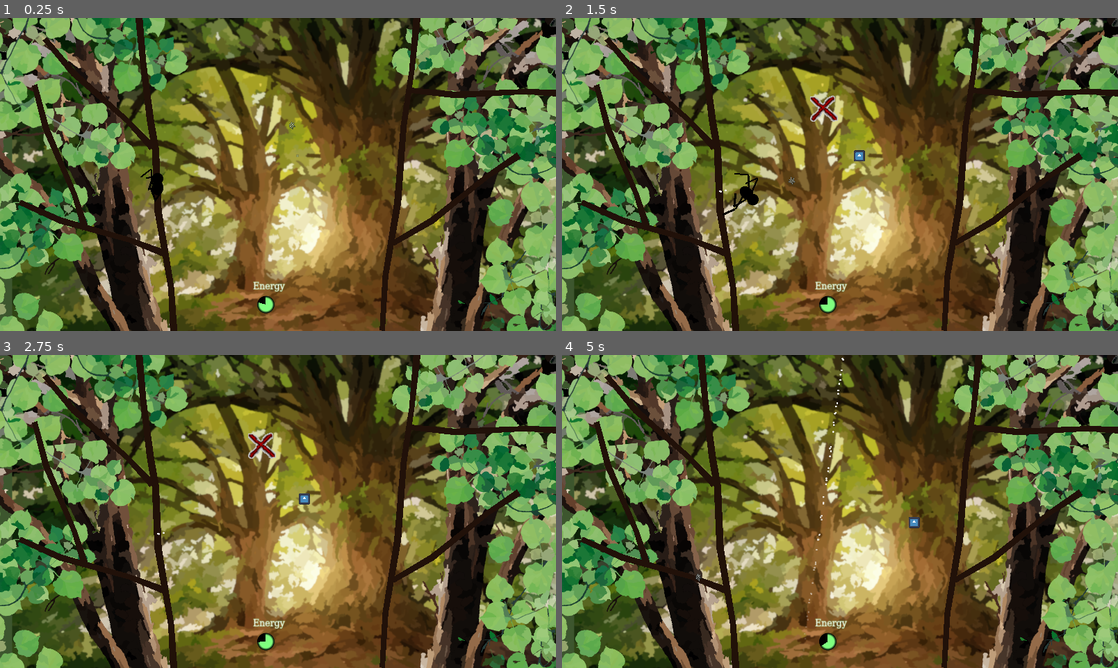
Above: before the commit, frames 1-4 (two rows, left to right).
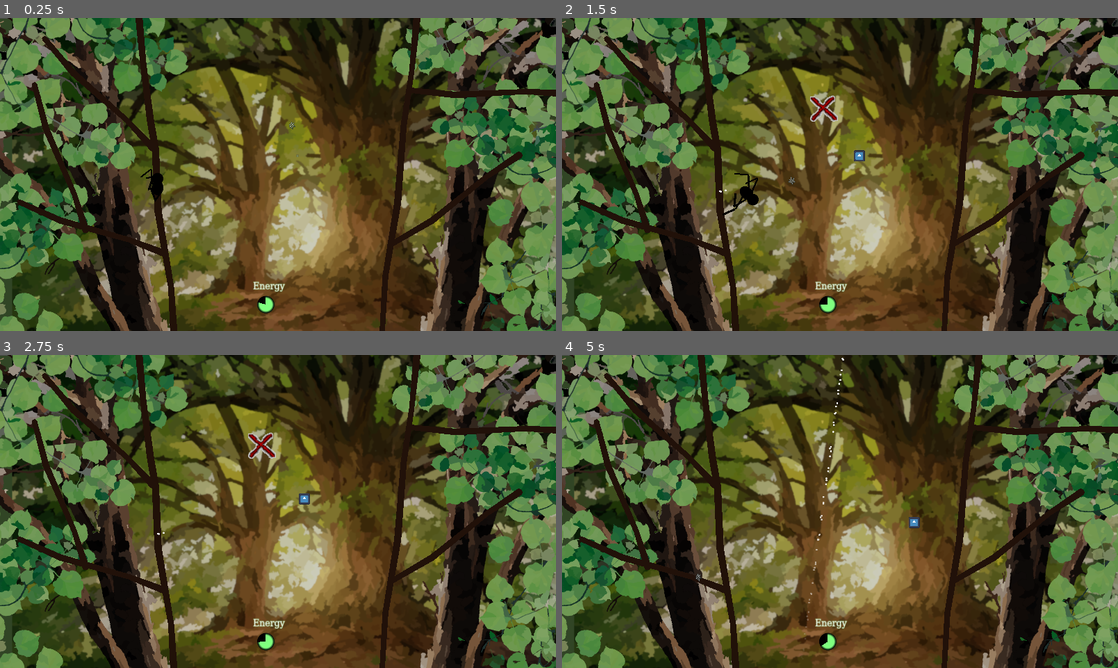
Above: after the commit, the same moments.

Repository: InRe-Dan/ld56
Game: Godot game, scene res://world/world.tscn
The game is run twice, just before and just after one commit, with the same random seed, the same clock (stepped at 60 frames per second) and the same inputs. The engine's default icon, where the game draws it, is replaced by a stand-in: a white triangle on a blue panel in a dark square.
Inputs (mouse positions are in pixels of both pictures, inside the frame that each line leads up to):
- Up to frame 1 (0.25 s): no input
- Up to frame 2 (1.5 s): move the mouse to (962, 158) at 0.52 s; hold D (move_right) 0.53-1.28 s; hold Right mouse button (destroy_web) 0.53-1.28 s; move the mouse to (728, 190) at 1.27 s; hold S (move_down) from 1.28 s (still down); click (728, 190) at 1.35 s
- Up to frame 3 (2.75 s): move the mouse to (333, 442) at 2.02 s; release S (move_down) at 2.03 s; hold D (move_right) from 2.03 s (still down); hold Right mouse button (destroy_web) from 2.03 s (still down)
- Up to frame 4 (5 s): move the mouse to (812, 574) at 2.77 s; release D (move_right) at 2.78 s; release Right mouse button (destroy_web) at 2.78 s; hold W (move_up) 2.78-3.53 s; click (812, 574) at 2.85 s; move the mouse to (1006, 558) at 3.52 s; hold Right mouse button (destroy_web) 3.53-4.28 s; hold A (move_left) from 3.53 s (still down); move the mouse to (673, 464) at 4.27 s; click (673, 464) at 4.35 s

The runs differ from the first frame. In frame 1, 45% of the frame differs, in the area x 0-100%, y 0-100%; in frame 2, 44%; in frame 3, 44%; in frame 4, 45%.

Commit message:
Insects now get stuck and deal damage

Diff:
--- a/insects/fly.gd
+++ b/insects/fly.gd
@@ -9,7 +9,12 @@
 var velocity : Vector2
 var target_dir : Vector2 = Vector2.from_angle(TAU * randf())
 var change_dir_time : float = 1 + randf()
+var initial_damage : float = 0.5
+var struggle_damage : float = 0.1
+var stuck_to : Web
+
 signal SPLAT(position)
+
 @onready var eyes : RayCast2D = $Eyes
 @onready var avoidance_cooldown : float = 0
 
@@ -40,6 +45,16 @@
 		change_dir_time = 1 + randf()
 		target_dir = Vector2.from_angle(TAU * randf())
 
+	# Deal damage to web if stuck
+	if is_instance_valid(stuck_to):
+		if randf() < delta:
+			stuck_to.damage(struggle_damage)
+
+		if not is_instance_valid(stuck_to) or not (is_instance_valid(stuck_to.point_a) and is_instance_valid(stuck_to.point_b)): return
+		global_position = (stuck_to.point_a.global_position + stuck_to.point_b.global_position) / 2.0
+	else:
+		stuck_to = null
+
 	change_dir_time -= delta
 	avoidance_cooldown -= delta
 
@@ -55,6 +70,7 @@
 	velocity = velocity.limit_length(max_speed)
 	global_position += velocity * delta
 
+
 func kill(blood_splatter_dir : Vector2) -> void:
 	$Blood.direction = blood_splatter_dir
 	$Blood.emitting = true
@@ -64,9 +80,19 @@
 	SPLAT.emit(fly_position)
 	queue_free()
 
+
 func _on_hurtbox_body_entered(body: Node2D) -> void:
+	if is_instance_valid(stuck_to) or stuck_to != null: return
 	var web : Web = body as Web
 	assert(web)
 	# Placeholder logic
-	web.destroy()
+	stuck_to = web
+	web.destroyed.connect(_on_capturing_web_destroyed)
+	web.damage(initial_damage)
 	velocity = Vector2(0, 0)
+
+
+## Web that this insect is stuck to was destroyed
+func _on_capturing_web_destroyed() -> void:
+	if is_instance_valid(stuck_to): stuck_to.destroyed.disconnect(_on_capturing_web_destroyed)
+	stuck_to = null
--- a/spider/web_bullet.tscn
+++ b/spider/web_bullet.tscn
@@ -41,5 +41,6 @@
 [node name="Detection" type="ShapeCast2D" parent="."]
 shape = SubResource("CircleShape2D_0i0dt")
 target_position = Vector2(16, 0)
+margin = 1.0
 max_results = 1
 collision_mask = 22
--- a/web/web.gd
+++ b/web/web.gd
@@ -1,5 +1,7 @@
 ## Web segment class
 class_name Web extends StaticBody2D
+
+signal destroyed
 
 const debug_colors: Array = [Color.AQUA, Color.AQUAMARINE, Color.CORAL, Color.CADET_BLUE, Color.DARK_SALMON,
 Color.FIREBRICK, Color.LIGHT_CORAL, Color.GOLD, Color.YELLOW_GREEN, Color.VIOLET]
@@ -28,6 +30,8 @@
 var stiffness: float = 4096.0
 var damping: float = 1024.0
 
+var health : float = 1.0
+
 @onready var visual: Line2D = $VisualMask
 @onready var collision: CollisionPolygon2D = $CollisionMask
 @onready var web_factory : WebFactory = get_tree().get_first_node_in_group("web_factory")
@@ -35,6 +39,7 @@
 @onready var free_timer : Timer = $FreeTimer
 
 var blood_radius = 130;
+
 
 ## Called when this node enters the scene tree for the first time
 func _ready() -> void:
@@ -93,7 +98,14 @@
 	point_b = null
 	visual.visible = false
 	death_particles.emitting = true
+	destroyed.emit()
 	free_timer.start()
+
+
+## Damages the web
+func damage(amount : float) -> void:
+	health -= amount
+	if health <= 0.0: destroy()
 
 
 func GetBloody(fly_position):
@@ -101,9 +113,11 @@
 	$VisualMask.material.set_shader_parameter("blood_radius", blood_radius)
 	StartBloodFade()
 
+
 func StartBloodFade():
 	await get_tree().create_timer(2.0).timeout
 	fade_blood_effect()
+
 
 func fade_blood_effect():
 	while blood_radius > 0:  # Continue fading until radius is fully reduced
--- a/web/web.tscn
+++ b/web/web.tscn
@@ -46,8 +46,10 @@
 
 [node name="VisualMask" type="Line2D" parent="."]
 material = SubResource("ShaderMaterial_amtg6")
-width = 4.0
+width = 3.0
 joint_mode = 2
+begin_cap_mode = 2
+end_cap_mode = 2
 
 [node name="CollisionMask" type="CollisionPolygon2D" parent="."]
 build_mode = 1
--- a/world/world.tscn
+++ b/world/world.tscn
@@ -45,7 +45,8 @@
 [node name="BottomRight" type="Marker2D" parent="MobSpawner"]
 position = Vector2(1904, 1070)
 
-[node name="Sprite2D" type="Sprite2D" parent="."]
+[node name="Backdrop" type="Sprite2D" parent="."]
+modulate = Color(0.8, 0.8, 0.8, 1)
 texture = ExtResource("4_2hkic")
 centered = false
 
@@ -60,6 +61,8 @@
 width = 25.0
 width_curve = SubResource("Curve_l8ggl")
 default_color = Color(0.13, 0.06747, 0.0338, 1)
+begin_cap_mode = 2
+end_cap_mode = 2
 
 [node name="CollisionMask" type="CollisionPolygon2D" parent="Trees/LeftTree"]
 build_mode = 1
@@ -75,6 +78,8 @@
 width = 25.0
 width_curve = SubResource("Curve_qf50r")
 default_color = Color(0.129412, 0.0666667, 0.0352941, 1)
+begin_cap_mode = 2
+end_cap_mode = 2
 
 [node name="CollisionMask" type="CollisionPolygon2D" parent="Trees/RightTree"]
 build_mode = 1
@@ -90,6 +95,8 @@
 width = 25.0
 width_curve = SubResource("Curve_qf50r")
 default_color = Color(0.129412, 0.0666667, 0.0352941, 1)
+begin_cap_mode = 2
+end_cap_mode = 2
 
 [node name="CollisionMask" type="CollisionPolygon2D" parent="Trees/RightBranch"]
 build_mode = 1
@@ -107,6 +114,8 @@
 width = 25.0
 width_curve = SubResource("Curve_qf50r")
 default_color = Color(0.129412, 0.0666667, 0.0352941, 1)
+begin_cap_mode = 2
+end_cap_mode = 2
 
 [node name="CollisionMask" type="CollisionPolygon2D" parent="Trees/RightBranch2"]
 build_mode = 1
@@ -124,6 +133,8 @@
 width = 25.0
 width_curve = SubResource("Curve_qf50r")
 default_color = Color(0.129412, 0.0666667, 0.0352941, 1)
+begin_cap_mode = 2
+end_cap_mode = 2
 
 [node name="CollisionMask" type="CollisionPolygon2D" parent="Trees/LeftBranch"]
 build_mode = 1
@@ -141,6 +152,8 @@
 width = 25.0
 width_curve = SubResource("Curve_qf50r")
 default_color = Color(0.129412, 0.0666667, 0.0352941, 1)
+begin_cap_mode = 2
+end_cap_mode = 2
 
 [node name="CollisionMask" type="CollisionPolygon2D" parent="Trees/LeftBranch2"]
 build_mode = 1
@@ -158,6 +171,8 @@
 width = 25.0
 width_curve = SubResource("Curve_qf50r")
 default_color = Color(0.129412, 0.0666667, 0.0352941, 1)
+begin_cap_mode = 2
+end_cap_mode = 2
 
 [node name="CollisionMask" type="CollisionPolygon2D" parent="Trees/LeftBranch3"]
 build_mode = 1
